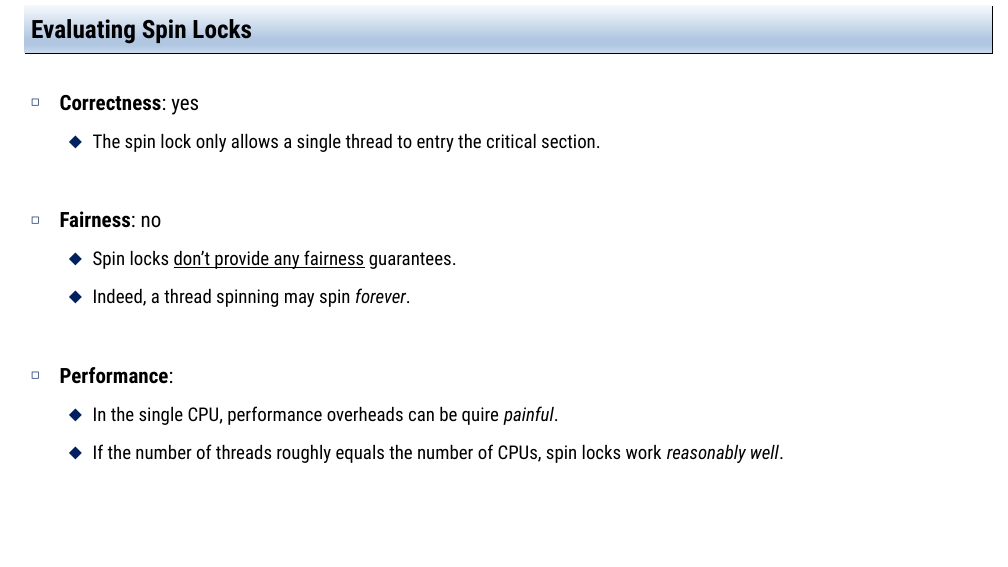
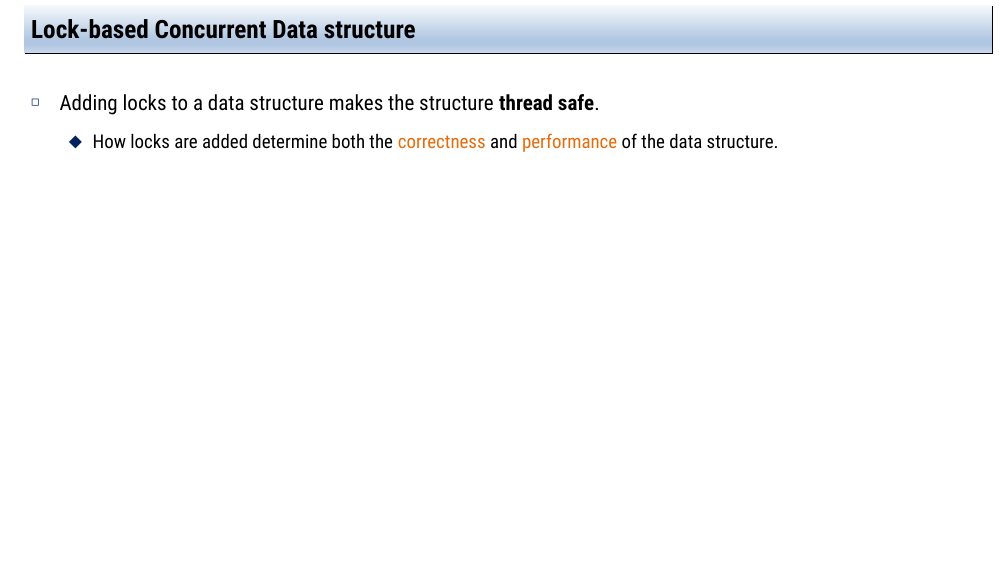
Before and after one commit to jachermocilla/extra-course-materials, a slide deck: slide 5 of cmsc125/ostep/slides/02.Concurrency/29.Lock-based_Concurrent_Data_Structures.pptx (slide 16 before the commit). Drawn at 1008x567 pixels with LibreOffice and Linux fonts; fonts in the diff are those of the drawing. Boxes give left, top, right and bottom in pixels: in the first picture for what was removed or moved away, otherwise in the second. Text is boxed around its words. In the diff, an @@ line names an element or a change of style, - is before the commit and + after.

```diff
--- a/cmsc125/ostep/slides/02.Concurrency/29.Lock-based_Concurrent_Data_Structures.pptx
+++ b/cmsc125/ostep/slides/02.Concurrency/29.Lock-based_Concurrent_Data_Structures.pptx
@@ title at [31, 15, 416, 39]: text changed @@
-Evaluating Spin Locks
+Lock-based Concurrent Data structure
@@ text at [60, 94, 779, 152]: text changed @@
-◻ Correctness: yes
-  ⬥ The spin lock only allows a single thread to entry the critical section.
-◻ Fairness: no
-  ⬥ Spin locks don’t provide any fairness guarantees.
-  ⬥ Indeed, a thread spinning may spin forever.
-◻ Performance:
-  ⬥ In the single CPU, performance overheads can be quire painful.
-  ⬥ If the number of threads roughly equals the number of CPUs, spin locks work reasonably well.
+◻ Adding locks to a data structure makes the structure thread safe.
+  ⬥ How locks are added determine both the correctness and performance of the data structure.
```
Also in this commit, not shown: 4 other slides changed, 23 slides added, 24 slides removed, 3 other files.
